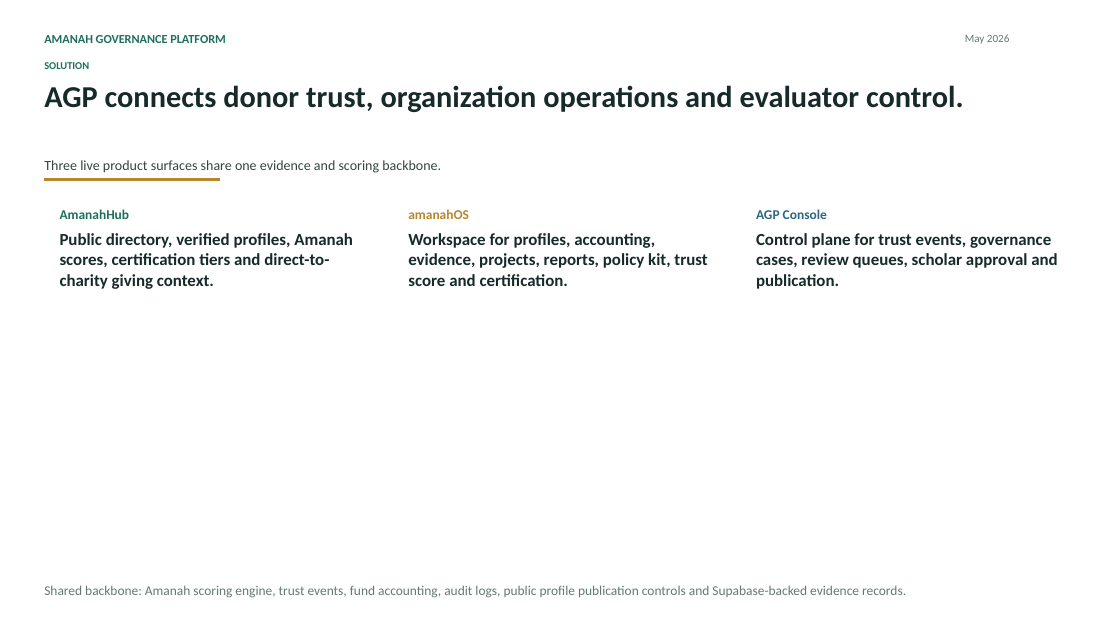
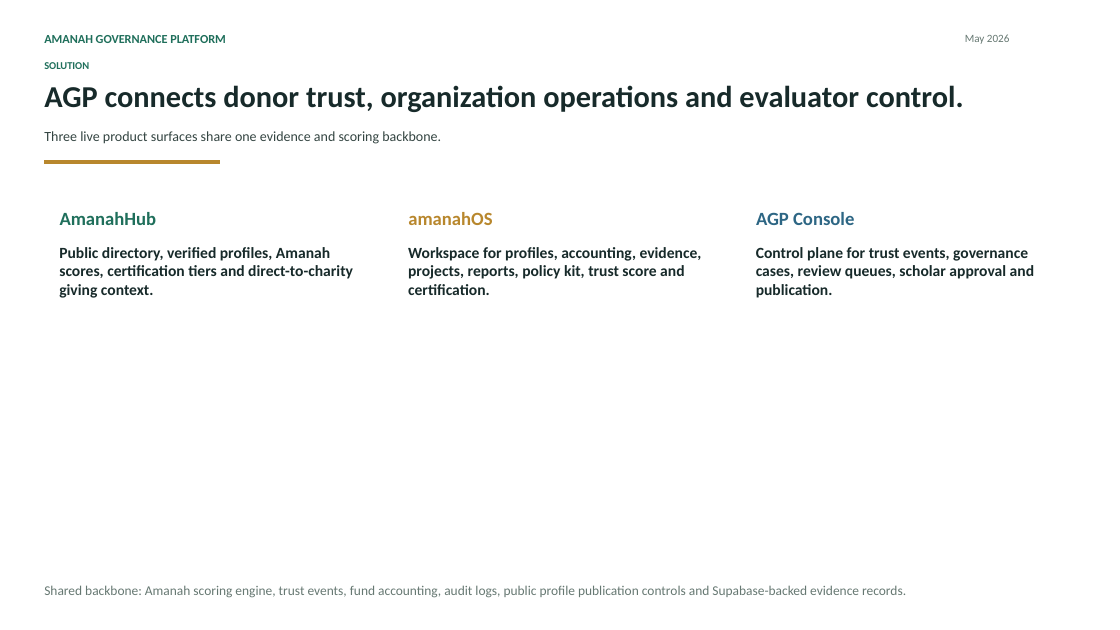
Before and after one commit to EffortEdutech/AmanahGP, a slide deck: slide 4 of docs/pitch/2026-05-08-0645pm-usm/AGP_USM_OrgBehaviour_Pitch_Deck_reformatted.pptx. Drawn at 1120x630 pixels with LibreOffice and Linux fonts; fonts in the diff are those of the drawing. Boxes give left, top, right and bottom in pixels: in the first picture for what was removed or moved away, otherwise in the second. Text is boxed around its words. In the diff, an @@ line names an element or a change of style, - is before the commit and + after.

```diff
--- a/docs/pitch/2026-05-08-0645pm-usm/AGP_USM_OrgBehaviour_Pitch_Deck_reformatted.pptx
+++ b/docs/pitch/2026-05-08-0645pm-usm/AGP_USM_OrgBehaviour_Pitch_Deck_reformatted.pptx
@@ text "Three live product surfaces share ...": place and size @@
-text "Three live product surfaces share ..." at (44,160,441,173)
+text "Three live product surfaces share ..." at (44,131,441,144)
@@ rectangle: place and size @@
-rectangle at (44,179,219,181)
+rectangle at (44,161,219,164)
@@ size 17.2 to 24 pt in 3 elements at (60,212,157,225), (408,212,492,225), (756,212,854,225) @@
@@ 3 texts: place and size @@
-3 texts at (60,233,1057,289)
+3 texts at (59,247,1034,298)
@@ size 21.8 to 20 pt in 3 elements at (59,247,353,298), (408,247,702,295), (756,247,1034,298) @@
```
Also in this commit, not shown: 11 other slides changed, 18 other files.
